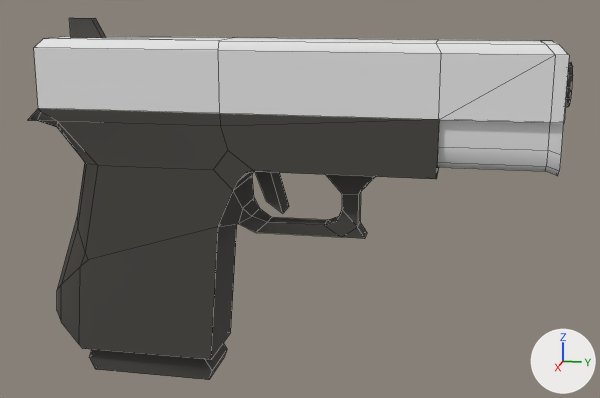
One commit to the OBJ model item/models/pistol.obj: the scene before it, then after it.
One viewpoint serves both versions: a 50 mm camera at (0.946, 0.343, 0.246) aimed at (-0.004, 0.153, 0.008). Lighting does not change. The marker at lower right points along +X, +Y and +Z. Mesh edges are drawn as thin lines. Where no turn or scale is listed for an object, it has been applied to the vertices.
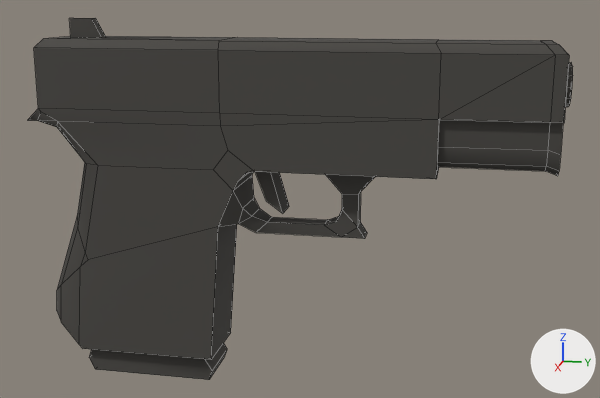
Patch to the scene script:
```diff
--- a/item/models/pistol.obj.py
+++ b/item/models/pistol.obj.py
@@ me_cube_001 @@
 # used by ob_cube_001; location = (0.0, 0.0, 0.0)
-me_cube_001.from_pydata(...)  # 212 vertices, 196 faces; spans x -0.043..0.043, y -0.169..0.452, z -0.219..0.219
+me_cube_001.from_pydata(...)  # 220 vertices, 202 faces; spans x -0.043..0.043, y -0.169..0.452, z -0.219..0.219
+# me_cube_001 part 1: 50 faces spanning x -0.043..0.043, y -0.153..0.444, z 0.055..0.196 switch from mat_material (white #e7e7e7) to mat_plastic (dark grey #4d4b47)
```

What differs and where, as boxes [x1, y1, x2, y2] in the pictures (600 x 398 px):
part 1 of me_cube_001, recoloured
    both: [34, 36, 569, 176]
